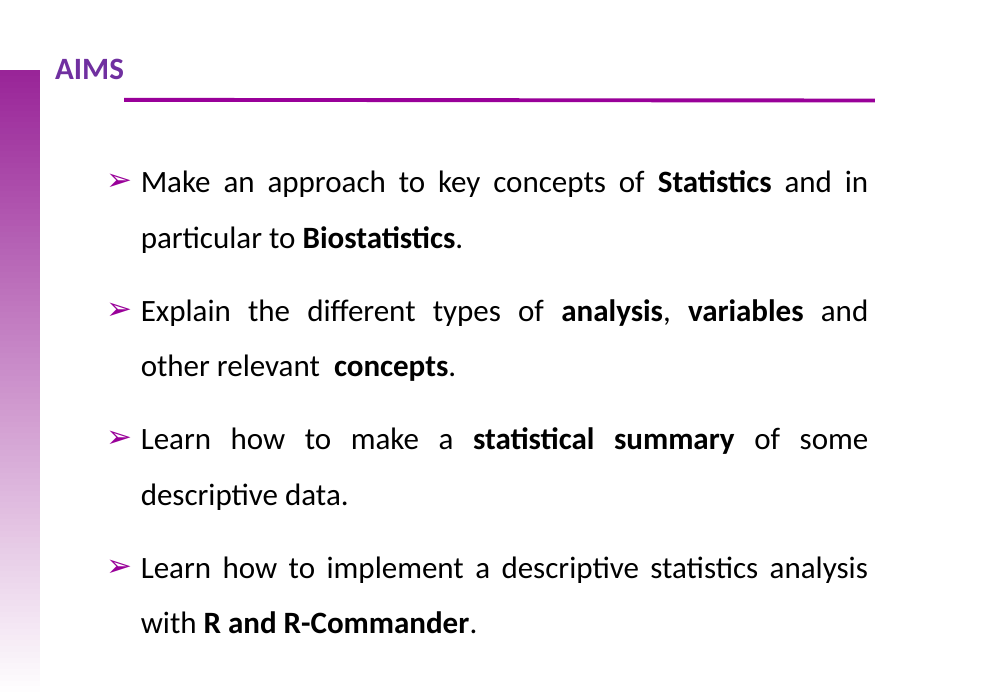
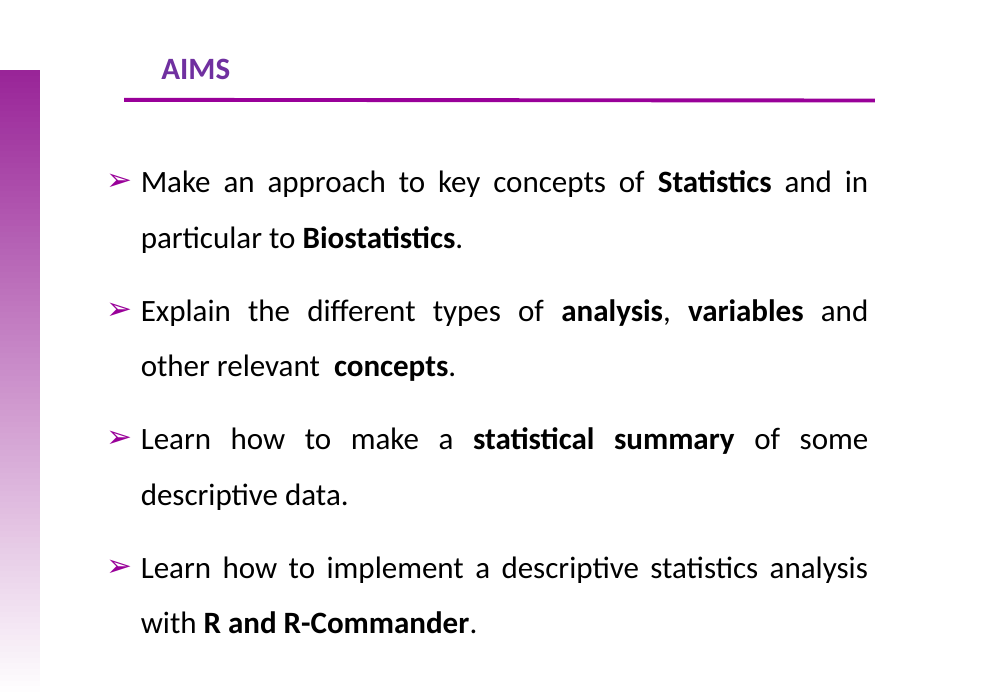
Before and after one commit to uebvhir/Course_Basic_Statistics-VHIO-2019, a slide deck: slide 2 of Sessio_2/EBB_2019_Session_2_Descriptive_analysis.ppt. Drawn at 1008x698 pixels with LibreOffice and Linux fonts; fonts in the diff are those of the drawing; background and template pictures are left out. Boxes give left, top, right and bottom in pixels: in the first picture for what was removed or moved away, otherwise in the second. Text is boxed around its words. In the diff, an @@ line names an element or a change of style, - is before the commit and + after.

```diff
--- a/Sessio_2/EBB_2019_Session_2_Descriptive_analysis.ppt
+++ b/Sessio_2/EBB_2019_Session_2_Descriptive_analysis.ppt
@@ text "AIMS": place and size @@
-text "AIMS" at (55,58,124,79)
+text "AIMS" at (161,58,230,80)
```
Also in this commit, not shown: 1 other file.
